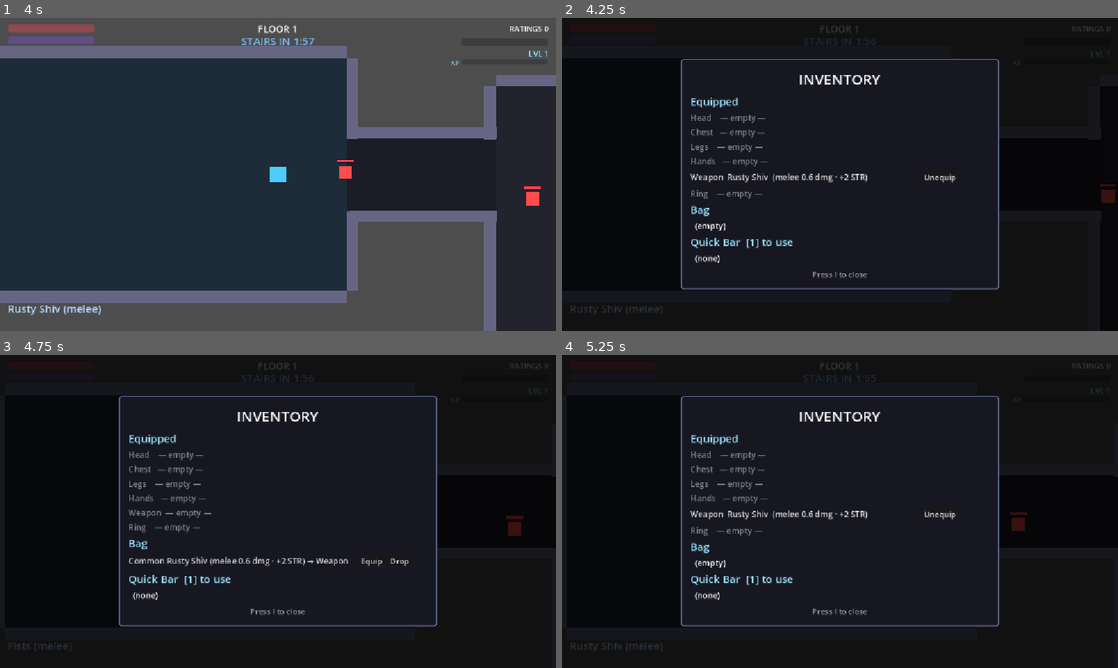
Above: before the commit, frames 1-4 (two rows, left to right).
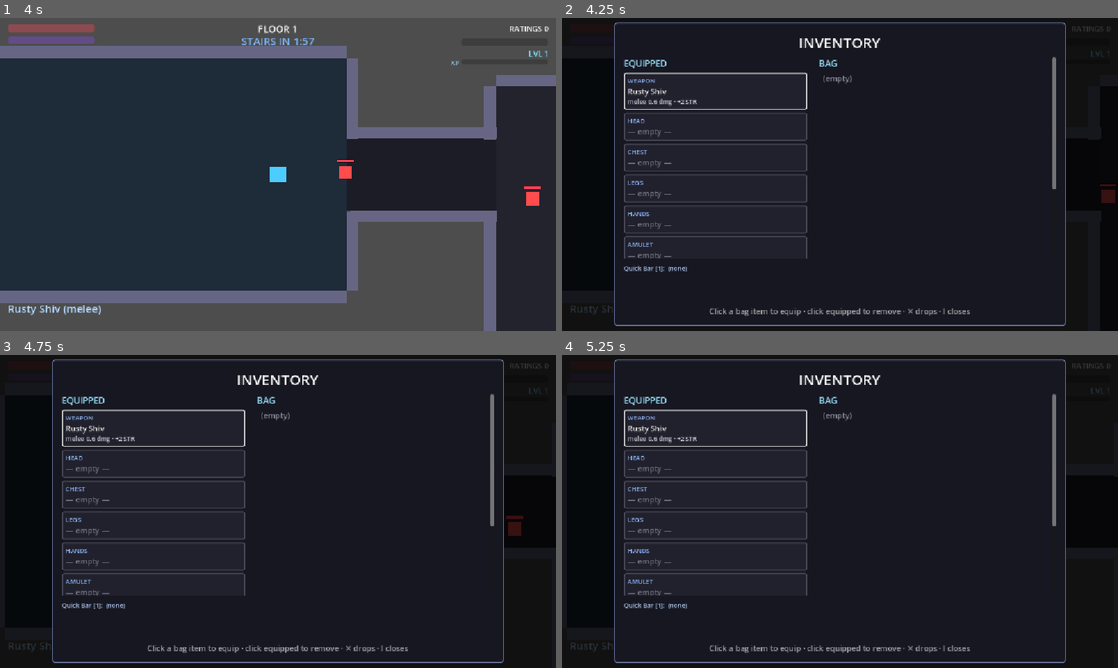
Above: after the commit, the same moments.

Repository: nderman/dungeon-grinder-cal
Game: Godot game, scene res://Floor.tscn
Two runs of this game, one before a commit and one after it. Both use one fixed random seed, a clock stepped at 60 frames per second and the inputs below.
Inputs (mouse positions are in pixels of both pictures, inside the frame that each line leads up to):
- Up to frame 1 (4 s): tap Enter (ui_accept) at 0.5, 0.77, 3.77 s; move the mouse to (400, 158) at 0.52 s; hold D (move_right) 0.53-1.25 s; tap Down (aim_down) at 0.6 s; click (400, 158) at 0.67 s; drag from (166, 190) to (250, 237) at 1.27 s; move the mouse to (333, 105) at 2.02 s; hold D (move_right) 2.03-2.75 s; tap Right (aim_right) at 2.1 s; click (333, 105) at 2.17 s; drag from (250, 237) to (111, 127) at 2.77 s; move the mouse to (444, 221) at 3.52 s; hold A (move_left) from 3.53 s (still down); hold Space (dash) from 3.53 s (still down); click (444, 221) at 3.67 s
- Up to frame 2 (4.25 s): keep holding A (move_left); keep holding Space (dash); tap I (inventory) at 4.15 s
- Up to frame 3 (4.75 s): release A (move_left) at 4.25 s; release Space (dash) at 4.25 s; click (378, 514) at 4.25 s, where only the run before the commit has a clickable "Unequip"
- Up to frame 4 (5.25 s): click (934, 561) at 5 s, where only the run before the commit has a clickable "Equip"

Frame 1 is identical in both runs. In frame 2, 15% of the frame differs, in the area x 9-91%, y 1-99%; in frame 3, 15%, in the area x 2-91%, y 1-99%; in frame 4, 15%.

Commit message:
Inventory paper-doll UI + accessory slots (2× Ring / Amulet / Trinket)
Equip slots gain a DCC-ish accessory layer: Weapon/Head/Chest/Legs/Hands/
Amulet/Ring/Ring 2/Trinket. A SLOT_ACCEPTS map lets duplicate keys ("Ring 2"
accept a "Ring"), and GameManager.slots_for_item() routes an equip to the first
open matching slot (else swaps the first), so two rings no longer collide.
Added 5 jewellery bases — pure stat/affix carriers, the future home for
Burn/Leech-style affixes. A debug assert in LootData._ready catches any item
whose slot has no matching equip key (would silently be un-equippable).

InventoryPanel rebuilt from a dense text list into a two-column screen: a
paper-doll of equip slots (click to remove) beside a bag grid (click to equip,
✕ to drop), rarity-framed cards, an effective-stats + quick-bar readout, and
compare-on-hover showing the net per-stat delta vs the item it'd replace. The
compare preview and equip() now share GameManager.resolve_equip_slot() so the
named slot always matches where the item actually lands. The columns sit in a
viewport-height-capped ScrollContainer so a full inventory scrolls instead of
running off-screen.

Co-Authored-By: Claude Opus 4.8 (1M context) <noreply@anthropic.com>

Diff:
--- a/game-client/data/LootData.gd
+++ b/game-client/data/LootData.gd
@@ -2,7 +2,8 @@
 # Loot-box tiers + the item pool + the Director's Algorithm roll. Opened items are rolled into
 # INSTANCES: a base item + a RARITY (Common→Legendary) + rolled AFFIXES (extra stat bonuses).
 # Rarity = number of affix slots, so higher-tier boxes drop more "custom" gear. Gear equips into
-# full-body slots (Head/Chest/Legs/Hands/Weapon/Ring); consumables stock the quick bar.
+# full-body + accessory slots (Weapon/Head/Chest/Legs/Hands/Amulet/2×Ring/Trinket); consumables
+# stock the quick bar.
 extends Node
 
 enum Tier { BRONZE, SILVER, GOLD, PLATINUM, LEGENDARY, CELESTIAL }
@@ -15,9 +16,31 @@
 	Color(0.75, 0.45, 1.0), Color(1.0, 0.65, 0.25),
 ]
 
-const SLOTS := ["Head", "Chest", "Legs", "Hands", "Weapon", "Ring"]
+# Equip-slot KEYS (paper-doll positions). Several accessories let you wear more than one item of a
+# type, so a key isn't always the item `slot` it accepts — see SLOT_ACCEPTS.
+const SLOTS := ["Weapon", "Head", "Chest", "Legs", "Hands", "Amulet", "Ring", "Ring 2", "Trinket"]
+# Equip-slot key → the item `slot` type it accepts. Defaults to the key itself (see slot_accepts).
+const SLOT_ACCEPTS := {"Ring 2": "Ring"}
 const STAT_KEYS := ["STR", "DEX", "INT", "CON", "CHA"]
 const BASE_BONUS_PER_TAG := 2   # a gear item's flat bonus to each of its tagged stats
+
+# Which item `slot` type fits in this equip-slot key (e.g. "Ring 2" accepts a "Ring").
+func slot_accepts(slot_key: String) -> String:
+	return SLOT_ACCEPTS.get(slot_key, slot_key)
+
+func _ready() -> void:
+	# Data guard (debug-only, stripped in release): every gear item's slot must be accepted by some
+	# equip-slot key, or the item would silently land in the bag forever, un-equippable.
+	for id in ITEMS:
+		var s: String = ITEMS[id].get("slot", "")
+		if s == "":
+			continue   # consumable — no slot
+		var ok := false
+		for key in SLOTS:
+			if slot_accepts(key) == s:
+				ok = true
+				break
+		assert(ok, "LootData: item '%s' has slot '%s' with no matching key in SLOTS" % [id, s])
 
 # id -> { name, tags (stat affinities), min_tier, slot (gear) | kind:"consumable" }
 const ITEMS := {
@@ -33,6 +56,12 @@
 	"static_coil":         {"name": "Static Coil",                  "tags": ["INT"],        "min_tier": 2, "slot": "Ring"},
 	"hazard_boots":        {"name": "Hazard Boots",                 "tags": ["CON", "DEX"], "min_tier": 2, "slot": "Legs"},
 	"gravity_gauntlet":    {"name": "Gravity Gauntlet",             "tags": ["INT"],        "min_tier": 3, "slot": "Hands"},
+	# --- Jewellery / trinkets (no armour value — pure stat + affix carriers) ---
+	"lucky_charm":         {"name": "Lucky Charm",                 "tags": ["CHA"],        "min_tier": 0, "slot": "Trinket"},
+	"power_band":          {"name": "Power Band",                  "tags": ["STR"],        "min_tier": 1, "slot": "Ring"},
+	"neural_amulet":       {"name": "Neural Amulet",               "tags": ["INT"],        "min_tier": 1, "slot": "Amulet"},
+	"vigor_pendant":       {"name": "Vigor Pendant",               "tags": ["CON"],        "min_tier": 2, "slot": "Amulet"},
+	"adrenaline_chip":     {"name": "Adrenaline Chip",             "tags": ["DEX"],        "min_tier": 2, "slot": "Trinket"},
 	# --- Weapons (the equipped Weapon-slot item drives the attack via its `weapon` block) ---
 	"rusty_shiv":     {"name": "Rusty Shiv",     "tags": ["STR"], "min_tier": 0, "slot": "Weapon", "weapon": {"type": "melee",  "damage": 0.55, "cooldown": 0.34, "range": 58.0, "arc": 46.0, "knock": 24.0}},
 	"pipe_wrench":    {"name": "Pipe Wrench",    "tags": ["STR"], "min_tier": 1, "slot": "Weapon", "weapon": {"type": "melee",  "damage": 0.8, "cooldown": 0.52, "range": 84.0, "arc": 96.0, "knock": 60.0}},
--- a/game-client/scripts/autoloads/GameManager.gd
+++ b/game-client/scripts/autoloads/GameManager.gd
@@ -155,25 +155,51 @@
 		eff[s] = int(eff.get(s, 0)) + int(_item_bonuses[s])
 	return eff
 
-# Looted gear: auto-equip if its slot is empty (friendly first pickup), else to the bag to swap.
+# Equip-slot keys that accept this item's type, in paper-doll order (e.g. a "Ring" fits both
+# "Ring" and "Ring 2"). Empty if the item has no slot or no slot accepts it.
+func slots_for_item(inst: Dictionary) -> Array:
+	var t := String(inst.get("slot", ""))
+	if t == "":
+		return []
+	var out: Array = []
+	for key in LootData.SLOTS:
+		if LootData.slot_accepts(key) == t:
+			out.append(key)
+	return out
+
+# Looted gear: auto-equip into the first OPEN slot of its type (friendly first pickup), else bag.
 func add_loot_instance(inst: Dictionary) -> void:
-	var slot := String(inst.get("slot", ""))
-	if slot != "" and not equipped.has(slot):
-		equipped[slot] = inst
-		_recompute_bonuses()
-	else:
-		bag.append(inst)
-		items_changed.emit()
-
-# Equip a bag instance into its slot; the displaced item (if any) goes back to the bag.
-func equip(inst: Dictionary) -> void:
-	var slot := String(inst.get("slot", ""))
-	if slot == "":
+	for key in slots_for_item(inst):
+		if not equipped.has(key):
+			equipped[key] = inst
+			_recompute_bonuses()
+			return
+	bag.append(inst)
+	items_changed.emit()
+
+# The equip-slot an item would occupy: an `into` override if valid, else the first EMPTY matching
+# slot, else the first matching slot (a swap). "" if nothing accepts it. Single source of truth so
+# the inventory's compare preview always names the slot equip() will actually use.
+func resolve_equip_slot(inst: Dictionary, into: String = "") -> String:
+	var keys := slots_for_item(inst)
+	if keys.is_empty():
+		return ""
+	if into in keys:
+		return into
+	for key in keys:
+		if not equipped.has(key):
+			return String(key)
+	return String(keys[0])
+
+# Equip a bag instance into its resolved slot; if that slot was full, its occupant goes to the bag.
+func equip(inst: Dictionary, into: String = "") -> void:
+	var target := resolve_equip_slot(inst, into)
+	if target == "":
 		return
 	bag.erase(inst)
-	if equipped.has(slot):
-		bag.append(equipped[slot])
-	equipped[slot] = inst
+	if equipped.has(target):
+		bag.append(equipped[target])
+	equipped[target] = inst
 	_recompute_bonuses()
 
 func unequip(slot: String) -> void:
--- a/game-client/ui/InventoryPanel.gd
+++ b/game-client/ui/InventoryPanel.gd
@@ -1,104 +1,258 @@
 # InventoryPanel.gd
-# Equipment management screen (toggle with the inventory key). Shows the full-body equip slots
-# (Unequip each) and the bag (Equip / Drop each), with rarity colours + rolled stat bonuses.
+# Equipment screen: a paper-doll of equip slots (click to remove) beside the bag (click to equip,
+# ✕ to drop), with rarity-framed cards, an effective-stats summary, and compare-on-hover — the
+# detail bar shows a hovered bag item's bonuses plus the NET stat change vs whatever it'd replace.
 # Rebuilt on every change so equip/unequip/drop reflect immediately.
 extends ModalPanel
 class_name InventoryPanel
 
-var _list: VBoxContainer
-
-const ROW_FONT := 17
+var _scroll: ScrollContainer
+var _equip_col: VBoxContainer
+var _bag_grid: GridContainer
+var _stats_lbl: Label
+var _quick_lbl: Label
+var _detail: RichTextLabel
+
+const NAME_FONT := 16
+const SMALL_FONT := 13
 
 func _ready() -> void:
-	var box := _build_frame(660.0, 11)
+	var box := _build_frame(900.0, 11)
 	add_title(box, "INVENTORY")
-	_list = VBoxContainer.new()
-	_list.add_theme_constant_override("separation", 6)
-	box.add_child(_list)
-	add_hint(box, "Press I to close")
+
+	# The two columns can run taller than the screen (9 equip slots + a full bag), so they live in a
+	# height-capped ScrollContainer — title, stats, quick bar, detail and hint stay pinned outside it.
+	_scroll = ScrollContainer.new()
+	_scroll.horizontal_scroll_mode = ScrollContainer.SCROLL_MODE_DISABLED
+	_scroll.size_flags_horizontal = Control.SIZE_EXPAND_FILL
+	box.add_child(_scroll)
+
+	var cols := HBoxContainer.new()
+	cols.add_theme_constant_override("separation", 24)
+	cols.size_flags_horizontal = Control.SIZE_EXPAND_FILL
+	_scroll.add_child(cols)
+
+	# Left column — the paper-doll + a live effective-stats readout.
+	var left := VBoxContainer.new()
+	left.add_theme_constant_override("separation", 6)
+	left.custom_minimum_size.x = 380
+	cols.add_child(left)
+	_section(left, "EQUIPPED")
+	_equip_col = VBoxContainer.new()
+	_equip_col.add_theme_constant_override("separation", 6)
+	left.add_child(_equip_col)
+	_stats_lbl = Label.new()
+	_stats_lbl.add_theme_font_size_override("font_size", SMALL_FONT)
+	_stats_lbl.modulate = Color(0.65, 0.85, 0.65)
+	left.add_child(_stats_lbl)
+
+	# Right column — the bag grid.
+	var right := VBoxContainer.new()
+	right.add_theme_constant_override("separation", 6)
+	right.custom_minimum_size.x = 484
+	cols.add_child(right)
+	_section(right, "BAG")
+	_bag_grid = GridContainer.new()
+	_bag_grid.columns = 2
+	_bag_grid.add_theme_constant_override("h_separation", 8)
+	_bag_grid.add_theme_constant_override("v_separation", 8)
+	right.add_child(_bag_grid)
+
+	_quick_lbl = Label.new()
+	_quick_lbl.add_theme_font_size_override("font_size", SMALL_FONT)
+	_quick_lbl.modulate = Color(0.7, 0.8, 0.95)
+	box.add_child(_quick_lbl)
+
+	# Detail / compare bar — updated on hover, persists the last item examined.
+	_detail = RichTextLabel.new()
+	_detail.bbcode_enabled = true
+	_detail.fit_content = true
+	_detail.scroll_active = false
+	_detail.custom_minimum_size = Vector2(0, 48)
+	box.add_child(_detail)
+
+	add_hint(box, "Click a bag item to equip · click equipped to remove · ✕ drops · I closes")
 	GameManager.items_changed.connect(func(): if visible: _refresh())
 
 func _on_show() -> void:
+	_apply_size()
 	_refresh()
 
+# Cap the scroll viewport to the screen so a tall inventory scrolls instead of overflowing. Leaves
+# headroom for the title + stats/quick/detail/hint rows and the panel's own margins.
+func _apply_size() -> void:
+	var vh := get_viewport().get_visible_rect().size.y
+	_scroll.custom_minimum_size.y = clampf(vh - 230.0, 220.0, 1000.0)
+
 func _refresh() -> void:
-	for c in _list.get_children():
-		_list.remove_child(c)
-		c.queue_free()
-	_header("Equipped")
+	_clear(_equip_col)
+	_clear(_bag_grid)
 	for slot in LootData.SLOTS:
-		var inst: Dictionary = GameManager.equipped.get(slot, {})
-		if inst.is_empty():
-			_slot_row(slot, "— empty —", Color(0.5, 0.5, 0.55), "", Callable())
-		else:
-			_slot_row(slot, "%s  (%s)" % [LootData.instance_name(inst), LootData.instance_desc(inst)],
-				LootData.rarity_color(int(inst.get("rarity", 0))), "Unequip", _unequip.bind(slot))
-	_header("Bag")
+		_equip_col.add_child(_equipped_card(slot))
 	if GameManager.bag.is_empty():
-		_line("  (empty)")
-	for inst in GameManager.bag:
-		_bag_row(inst)
-	_header("Quick Bar  [1] to use")
+		var empty := Label.new()
+		empty.text = "  (empty)"
+		empty.modulate = Color(0.55, 0.55, 0.6)
+		_bag_grid.add_child(empty)
+	else:
+		for inst in GameManager.bag:
+			_bag_grid.add_child(_bag_card(inst))
+	_update_stats()
+	_update_quick()
+	_set_detail("")
+
+func _update_stats() -> void:
+	var eff := GameManager.get_effective_stats()
+	var parts: PackedStringArray = []
+	for s in LootData.STAT_KEYS:
+		parts.append("%s %d" % [s, int(eff.get(s, 0))])
+	_stats_lbl.text = "Effective:  " + "    ".join(parts)
+
+func _update_quick() -> void:
 	if GameManager.quickbar.is_empty():
-		_line("  (none)")
+		_quick_lbl.text = "Quick Bar [1]:  (none)"
+		return
+	var parts: PackedStringArray = []
 	for c in GameManager.quickbar:
-		_line("  %s  [%s]" % [LootData.item_name(c["base"]), LootData.tier_name(int(c["tier"]))])
-
-# A "Slot: item  [button]" row.
-func _slot_row(slot: String, text: String, color: Color, btn: String, cb: Callable) -> void:
+		parts.append("%s (%s)" % [LootData.item_name(c["base"]), LootData.tier_name(int(c["tier"]))])
+	_quick_lbl.text = "Quick Bar [1]:  " + " · ".join(parts)
+
+# --- Cards ------------------------------------------------------------------------------------
+
+# An equipped slot: SLOT label + item (rarity-coloured) or "empty". Click removes; hover details.
+func _equipped_card(slot: String) -> Control:
+	var inst: Dictionary = GameManager.equipped.get(slot, {})
+	var card := _card_panel(inst)
+	var v := VBoxContainer.new()
+	v.add_theme_constant_override("separation", 1)
+	card.add_child(v)
+
+	var head := Label.new()
+	head.text = slot.to_upper()
+	head.add_theme_font_size_override("font_size", SMALL_FONT)
+	head.modulate = Color(0.55, 0.7, 0.95)
+	v.add_child(head)
+
+	var name_lbl := Label.new()
+	name_lbl.add_theme_font_size_override("font_size", NAME_FONT)
+	if inst.is_empty():
+		name_lbl.text = "— empty —"
+		name_lbl.modulate = Color(0.45, 0.45, 0.5)
+		v.add_child(name_lbl)
+		return card
+	name_lbl.text = LootData.instance_name(inst)
+	name_lbl.modulate = LootData.rarity_color(int(inst.get("rarity", 0)))
+	v.add_child(name_lbl)
+
+	var desc := Label.new()
+	desc.text = LootData.instance_desc(inst)
+	desc.add_theme_font_size_override("font_size", SMALL_FONT)
+	desc.modulate = Color(0.8, 0.8, 0.85)
+	v.add_child(desc)
+
+	card.mouse_filter = Control.MOUSE_FILTER_STOP
+	card.gui_input.connect(func(e: InputEvent) -> void:
+		if e is InputEventMouseButton and e.pressed and e.button_index == MOUSE_BUTTON_LEFT:
+			GameManager.unequip(slot))
+	card.mouse_entered.connect(func() -> void: _set_detail(_item_detail(inst)))
+	return card
+
+# A bag item: name + rarity/slot tag + bonus, ✕ to drop. Click equips; hover shows compare.
+func _bag_card(inst: Dictionary) -> Control:
+	var card := _card_panel(inst)
+	card.custom_minimum_size = Vector2(228, 0)
+	card.mouse_filter = Control.MOUSE_FILTER_STOP
+
 	var row := HBoxContainer.new()
-	row.add_theme_constant_override("separation", 10)
-	var lbl := Label.new()
-	lbl.text = "%-7s %s" % [slot, text]
-	lbl.modulate = color
-	lbl.add_theme_font_size_override("font_size", ROW_FONT)
-	lbl.custom_minimum_size.x = 470
-	row.add_child(lbl)
-	if btn != "":
-		var b := Button.new()
-		b.text = btn
-		b.pressed.connect(cb)
-		row.add_child(b)
-	_list.add_child(row)
-
-# A bag item: "[rarity] Name (bonus)  [Equip] [Drop]"
-func _bag_row(inst: Dictionary) -> void:
-	var row := HBoxContainer.new()
-	row.add_theme_constant_override("separation", 8)
-	var lbl := Label.new()
-	lbl.text = "%s %s (%s) → %s" % [LootData.rarity_name(int(inst.get("rarity", 0))), LootData.instance_name(inst), LootData.instance_desc(inst), inst.get("slot", "")]
-	lbl.modulate = LootData.rarity_color(int(inst.get("rarity", 0)))
-	lbl.add_theme_font_size_override("font_size", ROW_FONT)
-	lbl.custom_minimum_size.x = 470
-	row.add_child(lbl)
-	var eq := Button.new()
-	eq.text = "Equip"
-	eq.pressed.connect(_equip.bind(inst))
-	row.add_child(eq)
-	var dr := Button.new()
-	dr.text = "Drop"
-	dr.pressed.connect(_drop.bind(inst))
-	row.add_child(dr)
-	_list.add_child(row)
-
-func _equip(inst: Dictionary) -> void:
-	GameManager.equip(inst)
-
-func _unequip(slot: String) -> void:
-	GameManager.unequip(slot)
-
-func _drop(inst: Dictionary) -> void:
-	GameManager.drop(inst)
-
-func _header(t: String) -> void:
+	card.add_child(row)
+	var v := VBoxContainer.new()
+	v.size_flags_horizontal = Control.SIZE_EXPAND_FILL
+	v.add_theme_constant_override("separation", 1)
+	row.add_child(v)
+
+	var name_lbl := Label.new()
+	name_lbl.text = LootData.instance_name(inst)
+	name_lbl.add_theme_font_size_override("font_size", NAME_FONT)
+	name_lbl.modulate = LootData.rarity_color(int(inst.get("rarity", 0)))
+	v.add_child(name_lbl)
+
+	var tag := Label.new()
+	tag.text = "%s · %s" % [LootData.rarity_name(int(inst.get("rarity", 0))), String(inst.get("slot", ""))]
+	tag.add_theme_font_size_override("font_size", SMALL_FONT)
+	tag.modulate = Color(0.6, 0.6, 0.66)
+	v.add_child(tag)
+
+	var bonus := Label.new()
+	bonus.text = LootData.instance_desc(inst)
+	bonus.add_theme_font_size_override("font_size", SMALL_FONT)
+	bonus.modulate = Color(0.82, 0.82, 0.88)
+	v.add_child(bonus)
+
+	var drop := Button.new()
+	drop.text = "✕"
+	drop.tooltip_text = "Drop"
+	drop.add_theme_font_size_override("font_size", SMALL_FONT)
+	drop.pressed.connect(func() -> void: GameManager.drop(inst))
+	row.add_child(drop)
+
+	card.gui_input.connect(func(e: InputEvent) -> void:
+		if e is InputEventMouseButton and e.pressed and e.button_index == MOUSE_BUTTON_LEFT:
+			GameManager.equip(inst))
+	card.mouse_entered.connect(func() -> void: _set_detail(_compare_detail(inst)))
+	return card
+
+# A rarity-bordered card background (grey border when empty).
+func _card_panel(inst: Dictionary) -> PanelContainer:
+	var p := PanelContainer.new()
+	var sb := StyleBoxFlat.new()
+	sb.bg_color = Color(0.13, 0.13, 0.18, 0.95)
+	sb.set_content_margin_all(8)
+	sb.set_corner_radius_all(4)
+	sb.set_border_width_all(2)
+	sb.border_color = Color(0.3, 0.3, 0.36) if inst.is_empty() else LootData.rarity_color(int(inst.get("rarity", 0)))
+	p.add_theme_stylebox_override("panel", sb)
+	return p
+
+# --- Detail / compare -------------------------------------------------------------------------
+
+func _item_detail(inst: Dictionary) -> String:
+	return "[b]%s[/b]  (%s · %s)\n%s" % [
+		LootData.instance_name(inst), LootData.rarity_name(int(inst.get("rarity", 0))),
+		String(inst.get("slot", "")), LootData.instance_desc(inst)]
+
+# Shows where the item would equip and the per-stat delta vs the item it'd displace (or empty).
+func _compare_detail(inst: Dictionary) -> String:
+	var target := GameManager.resolve_equip_slot(inst)   # exactly where equip() would put it
+	var head := "[b]%s[/b]  %s" % [LootData.instance_name(inst), LootData.instance_desc(inst)]
+	if target == "":
+		return head
+
+	var cur: Dictionary = GameManager.equipped.get(target, {})
+	var new_b := LootData.instance_bonus(inst)
+	var cur_b: Dictionary = LootData.instance_bonus(cur) if not cur.is_empty() else {}
+	var deltas: PackedStringArray = []
+	for s in LootData.STAT_KEYS:
+		var d := int(new_b.get(s, 0)) - int(cur_b.get(s, 0))
+		if d != 0:
+			var col := "55dd88" if d > 0 else "dd5555"
+			deltas.append("[color=#%s]%+d %s[/color]" % [col, d, s])
+	var occ := "replaces %s" % LootData.instance_name(cur) if not cur.is_empty() else "fills empty slot"
+	var change := "   ".join(deltas) if not deltas.is_empty() else "no net change"
+	return "%s\n→ %s — %s    %s" % [head, target, occ, change]
+
+func _set_detail(t: String) -> void:
+	_detail.text = t
+
+# --- Helpers ----------------------------------------------------------------------------------
+
+func _section(parent: Node, t: String) -> void:
 	var l := Label.new()
 	l.text = t
-	l.add_theme_font_size_override("font_size", 22)
+	l.add_theme_font_size_override("font_size", 18)
 	l.modulate = Color(0.6, 0.9, 1.0)
-	_list.add_child(l)
-
-func _line(t: String) -> void:
-	var l := Label.new()
-	l.text = t
-	l.add_theme_font_size_override("font_size", ROW_FONT)
-	_list.add_child(l)
+	parent.add_child(l)
+
+func _clear(n: Node) -> void:
+	for c in n.get_children():
+		n.remove_child(c)
+		c.queue_free()
Not shown, changed: docs/TODO.md
